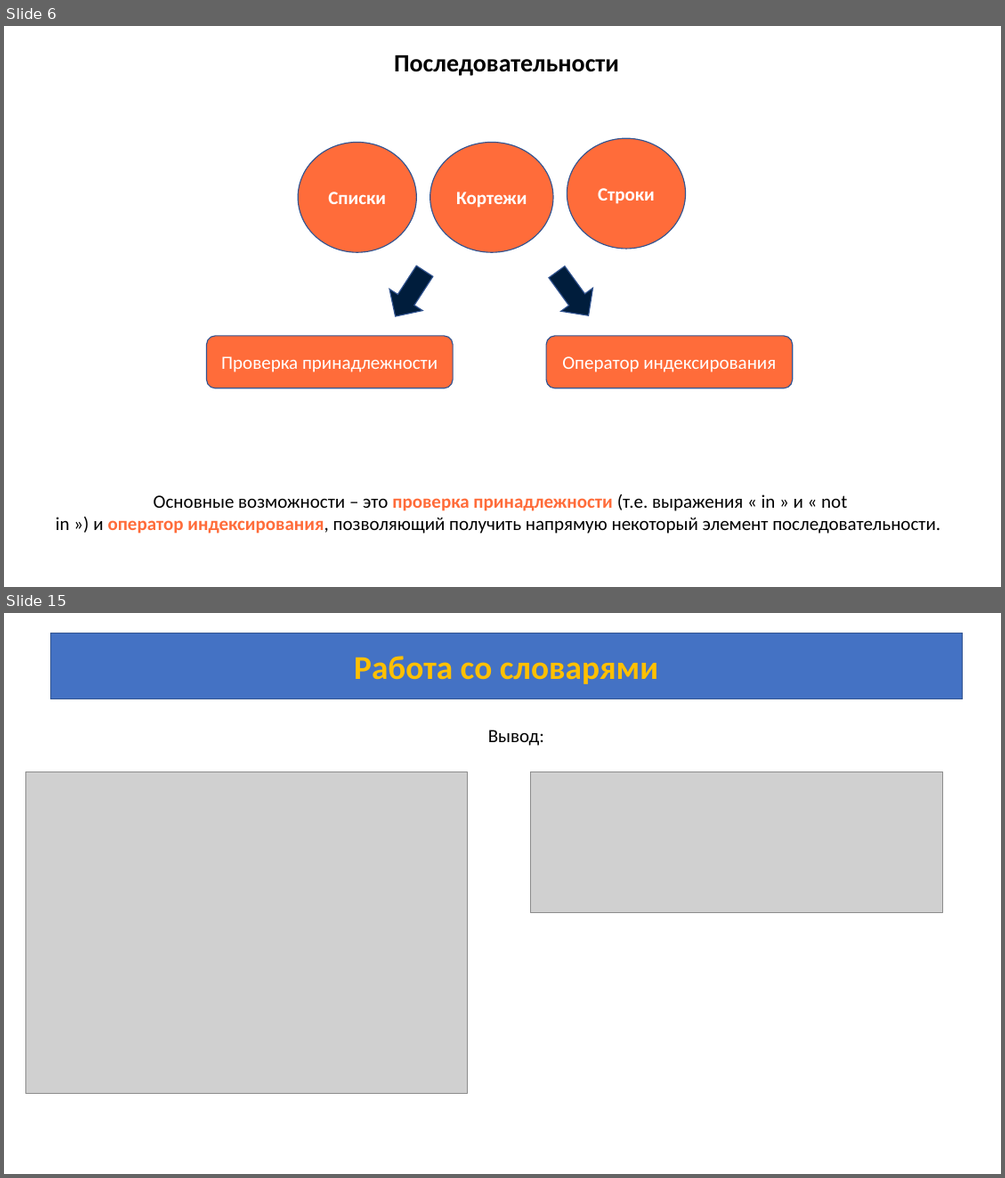
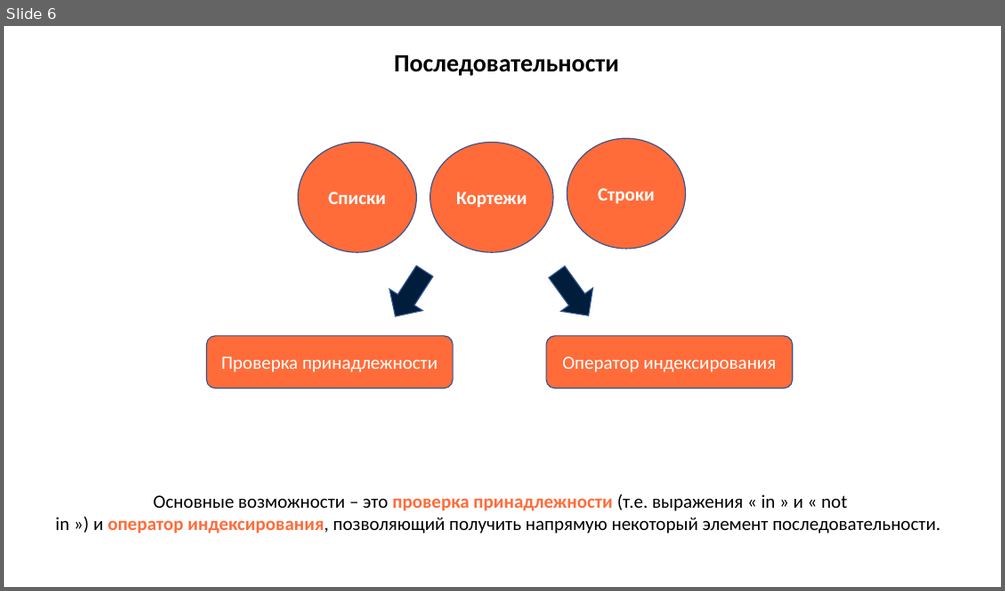
Before and after one commit to azamat7087/python_lessons_ver.2, a slide deck: lesson 6/Lesson_6.pptx. Shown one above the other, each under a label of ours: slides 6 and 15 before the commit, slide 6 after it; the slides between them are not shown. The pictures are 1005x1178 and 1005x591 pixels, drawn with LibreOffice and Linux fonts; fonts in the diff are those of the drawing; grey boxes stand for pictures. Boxes give left, top, right and bottom in pixels: in the first picture for what was removed or moved away, otherwise in the second. Text is boxed around its words. In the diff, an @@ line names an element or a change of style, - is before the commit and + after.

```diff
--- a/lesson 6/Lesson_6.pptx
+++ b/lesson 6/Lesson_6.pptx
@@ slide 15 removed at box(4, 613, 1001, 1174), background #FFFFFF @@
@@ rectangle removed at box(50, 633, 962, 699) @@
-Работа со словарями
@@ text removed at box(488, 730, 544, 746) @@
-Вывод:
@@ picture removed at box(25, 771, 467, 1094) @@
@@ picture removed at box(531, 771, 943, 912) @@
```
Also in this commit, not shown: 2 slides changed, 9 other slides removed.
